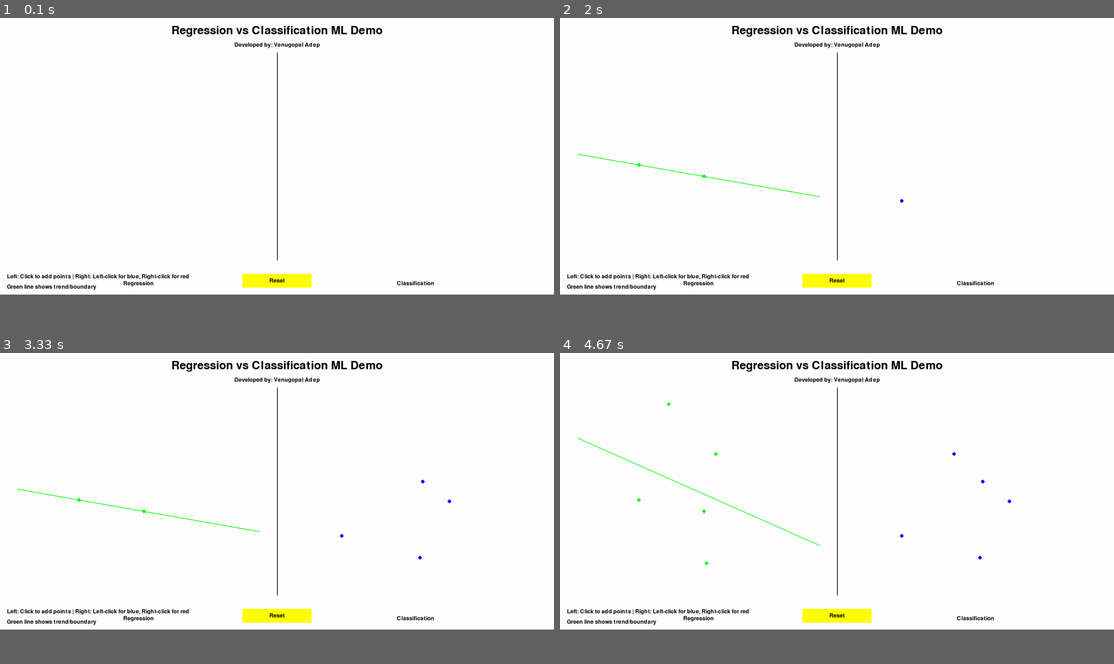
Above: before the commit, frames 1-4 (two rows, left to right).
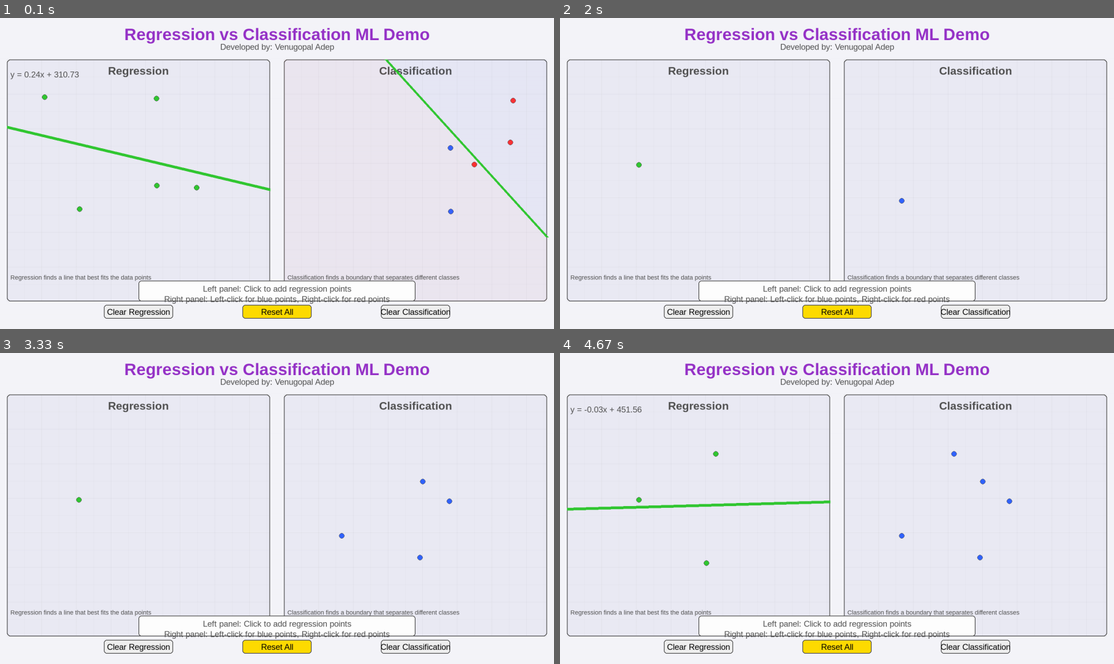
Above: after the commit, the same moments.

Repository: venugopal-adep/streamlit_ml
Game: pygame game, started from regression_vs_classification_pygame.py
Same seed, same stepped clock (60 frames per second), same inputs: the game is played once before the commit and once after it.
Inputs (mouse positions are in pixels of both pictures, inside the frame that each line leads up to):
- Up to frame 1 (0.1 s): no input
- Up to frame 2 (2 s): click (837, 173) at 0.38 s; click (704, 176) at 0.72 s; click (837, 310) at 1.05 s, where only the run after the commit has a clickable "Reset All"; click (903, 201) at 1.38 s; click (637, 164) at 1.72 s
- Up to frame 3 (3.33 s): click (277, 545) at 2.05 s; click (421, 558) at 2.38 s; click (421, 480) at 2.72 s; click (448, 502) at 3.05 s
- Up to frame 4 (4.67 s): click (953, 452) at 3.38 s; click (670, 402) at 3.72 s; click (704, 564) at 4.05 s; click (715, 452) at 4.38 s
In our replay, the window is 900x450 before the commit and 900x506 after it. These sizes can differ from the game's own. Grey fills any space a smaller window leaves; there, only what the larger window draws over its background counts as a difference.

The runs differ from the first frame. In frame 1, 12% of the frame differs, in the area x 1-100%, y 2-97%; in frame 2, 8.8%; in frame 3, 8.9%; in frame 4, 9.6%.

Commit message:
Update regression_vs_classification_pygame.py

Diff:
--- a/regression_vs_classification_pygame.py
+++ b/regression_vs_classification_pygame.py
@@ -1,60 +1,92 @@
 import pygame
 import sys
 import math
+import random
 
 # Initialize Pygame
 pygame.init()
 
 # Set up the display
-WIDTH, HEIGHT = 1600, 800
+WIDTH, HEIGHT = 1600, 900
 screen = pygame.display.set_mode((WIDTH, HEIGHT))
 pygame.display.set_caption("Regression vs Classification ML Demo")
 
 # Colors
 BLACK = (0, 0, 0)
 WHITE = (255, 255, 255)
-RED = (255, 0, 0)
-BLUE = (0, 0, 255)
-GREEN = (0, 255, 0)
-YELLOW = (255, 255, 0)
-
-# Fonts
-title_font = pygame.font.Font(None, 48)
-text_font = pygame.font.Font(None, 24)
+RED = (255, 50, 50)
+BLUE = (50, 100, 255)
+GREEN = (50, 200, 50)
+YELLOW = (255, 220, 0)
+LIGHT_GRAY = (240, 240, 240)
+DARK_GRAY = (80, 80, 80)
+PURPLE = (150, 50, 200)
+
+# Background colors
+BG_COLOR = (245, 245, 250)
+PANEL_COLOR = (235, 235, 245)
+
+# Fonts - Try to use system fonts for better appearance
+try:
+    title_font = pygame.font.SysFont("Arial", 48, bold=True)
+    subtitle_font = pygame.font.SysFont("Arial", 32, bold=True)
+    text_font = pygame.font.SysFont("Arial", 24)
+    small_font = pygame.font.SysFont("Arial", 18)
+except:
+    # Fallback to default font if system fonts are not available
+    title_font = pygame.font.Font(None, 48)
+    subtitle_font = pygame.font.Font(None, 36)
+    text_font = pygame.font.Font(None, 24)
+    small_font = pygame.font.Font(None, 18)
 
 # Data points
 regression_points = []
 classification_points = []
 
-# Button class
+# Button class with hover effect
 class Button:
-    def __init__(self, x, y, width, height, text, color):
+    def __init__(self, x, y, width, height, text, color, hover_color=None, text_color=BLACK):
         self.rect = pygame.Rect(x, y, width, height)
         self.text = text
         self.color = color
+        self.hover_color = hover_color or self._lighten_color(color)
+        self.text_color = text_color
+        self.is_hovered = False
+
+    def _lighten_color(self, color):
+        return tuple(min(c + 30, 255) for c in color)
 
     def draw(self):
-        pygame.draw.rect(screen, self.color, self.rect)
-        text_surface = text_font.render(self.text, True, BLACK)
+        color = self.hover_color if self.is_hovered else self.color
+        # Draw button with rounded corners
+        pygame.draw.rect(screen, color, self.rect, border_radius=8)
+        pygame.draw.rect(screen, DARK_GRAY, self.rect, 2, border_radius=8)
+
+        text_surface = text_font.render(self.text, True, self.text_color)
         text_rect = text_surface.get_rect(center=self.rect.center)
         screen.blit(text_surface, text_rect)
 
+    def update(self, mouse_pos):
+        self.is_hovered = self.rect.collidepoint(mouse_pos)
+
     def is_clicked(self, pos):
         return self.rect.collidepoint(pos)
 
 # Create buttons
-reset_button = Button(WIDTH // 2 - 100, HEIGHT - 60, 200, 40, "Reset", YELLOW)
+reset_button = Button(WIDTH // 2 - 100, HEIGHT - 70, 200, 40, "Reset All", YELLOW)
+clear_regression_button = Button(WIDTH // 4 - 100, HEIGHT - 70, 200, 40, "Clear Regression", LIGHT_GRAY)
+clear_classification_button = Button(3 * WIDTH // 4 - 100, HEIGHT - 70, 200, 40, "Clear Classification", LIGHT_GRAY)
 
 # Function to add regression point
 def add_regression_point(pos):
     x, y = pos
-    if 50 < x < WIDTH // 2 - 50 and 100 < y < HEIGHT - 100:
+    if 80 < x < WIDTH // 2 - 80 and 150 < y < HEIGHT - 150:
         regression_points.append((x, y))
 
 # Function to add classification point
 def add_classification_point(pos, color):
     x, y = pos
-    if WIDTH // 2 + 50 < x < WIDTH - 50 and 100 < y < HEIGHT - 100:
+    if WIDTH // 2 + 80 < x < WIDTH - 80 and 150 < y < HEIGHT - 150:
         classification_points.append((x, y, color))
 
 # Function to calculate regression line
@@ -90,20 +122,75 @@
     red_center = (sum(p[0] for p in red_points) / len(red_points), sum(p[1] for p in red_points) / len(red_points))
     blue_center = (sum(p[0] for p in blue_points) / len(blue_points), sum(p[1] for p in blue_points) / len(blue_points))
 
+    # Avoid division by zero
+    if blue_center[0] - red_center[0] == 0:
+        return 0, ((red_center[0] + blue_center[0]) / 2, (red_center[1] + blue_center[1]) / 2)
+
     midpoint = ((red_center[0] + blue_center[0]) / 2, (red_center[1] + blue_center[1]) / 2)
-    perpendicular_slope = -1 / ((blue_center[1] - red_center[1]) / (blue_center[0] - red_center[0]))
+
+    # Calculate perpendicular slope
+    original_slope = (blue_center[1] - red_center[1]) / (blue_center[0] - red_center[0])
+    if original_slope == 0:
+        perpendicular_slope = float('inf')  # Vertical line
+    else:
+        perpendicular_slope = -1 / original_slope
 
     return perpendicular_slope, midpoint
+
+# Function to draw a panel with a title
+def draw_panel(x, y, width, height, title):
+    panel_rect = pygame.Rect(x, y, width, height)
+    pygame.draw.rect(screen, PANEL_COLOR, panel_rect, border_radius=10)
+    pygame.draw.rect(screen, DARK_GRAY, panel_rect, 2, border_radius=10)
+
+    title_surface = subtitle_font.render(title, True, DARK_GRAY)
+    screen.blit(title_surface, (x + width // 2 - title_surface.get_width() // 2, y + 15))
+
+# Function to draw grid lines
+def draw_grid(x, y, width, height, cell_size=50):
+    for i in range(0, width + 1, cell_size):
+        alpha = 20 if i % 100 == 0 else 10
+        color = (*DARK_GRAY[:3], alpha)
+        surface = pygame.Surface((1, height), pygame.SRCALPHA)
+        pygame.draw.line(surface, color, (0, 0), (0, height))
+        screen.blit(surface, (x + i, y))
+
+    for i in range(0, height + 1, cell_size):
+        alpha = 20 if i % 100 == 0 else 10
+        color = (*DARK_GRAY[:3], alpha)
+        surface = pygame.Surface((width, 1), pygame.SRCALPHA)
+        pygame.draw.line(surface, color, (0, 0), (width, 0))
+        screen.blit(surface, (x, y + i))
 
 # Main game loop
 running = True
+clock = pygame.time.Clock()
+
+# Add some initial points for demonstration
+for _ in range(5):
+    x = random.randint(100, WIDTH // 2 - 100)
+    y = random.randint(200, HEIGHT - 200)
+    regression_points.append((x, y))
+
+for _ in range(5):
+    x = random.randint(WIDTH // 2 + 100, WIDTH - 100)
+    y = random.randint(200, HEIGHT - 200)
+    color = RED if random.random() > 0.5 else BLUE
+    classification_points.append((x, y, color))
+
 while running:
+    mouse_pos = pygame.mouse.get_pos()
+
     for event in pygame.event.get():
         if event.type == pygame.QUIT:
             running = False
         elif event.type == pygame.MOUSEBUTTONDOWN:
             if reset_button.is_clicked(event.pos):
                 regression_points.clear()
+                classification_points.clear()
+            elif clear_regression_button.is_clicked(event.pos):
+                regression_points.clear()
+            elif clear_classification_button.is_clicked(event.pos):
                 classification_points.clear()
             else:
                 if event.pos[0] < WIDTH // 2:
@@ -114,61 +201,203 @@
                     elif event.button == 3:  # Right mouse button
                         add_classification_point(event.pos, RED)
 
+    # Update button hover states
+    reset_button.update(mouse_pos)
+    clear_regression_button.update(mouse_pos)
+    clear_classification_button.update(mouse_pos)
+
     # Clear the screen
-    screen.fill(WHITE)
+    screen.fill(BG_COLOR)
 
     # Draw title and author
-    title_surface = title_font.render("Regression vs Classification ML Demo", True, BLACK)
+    title_surface = title_font.render("Regression vs Classification ML Demo", True, PURPLE)
     screen.blit(title_surface, (WIDTH // 2 - title_surface.get_width() // 2, 20))
 
-    author_surface = text_font.render("Developed by: Venugopal Adep", True, BLACK)
+    author_surface = text_font.render("Developed by: Venugopal Adep", True, DARK_GRAY)
     screen.blit(author_surface, (WIDTH // 2 - author_surface.get_width() // 2, 70))
 
-    # Draw dividing line
-    pygame.draw.line(screen, BLACK, (WIDTH // 2, 100), (WIDTH // 2, HEIGHT - 100), 2)
+    # Draw panels
+    panel_width = WIDTH // 2 - 40
+    panel_height = HEIGHT - 200
+    draw_panel(20, 120, panel_width, panel_height, "Regression")
+    draw_panel(WIDTH // 2 + 20, 120, panel_width, panel_height, "Classification")
+
+    # Draw grid lines
+    draw_grid(20, 120, panel_width, panel_height)
+    draw_grid(WIDTH // 2 + 20, 120, panel_width, panel_height)
 
     # Draw regression points and line
     for point in regression_points:
-        pygame.draw.circle(screen, GREEN, point, 5)
+        pygame.draw.circle(screen, GREEN, point, 8)
+        pygame.draw.circle(screen, DARK_GRAY, point, 8, 1)
 
     regression_line = calculate_regression_line()
     if regression_line:
         slope, intercept = regression_line
-        start_x, end_x = 50, WIDTH // 2 - 50
-        start_y = int(slope * start_x + intercept)
-        end_y = int(slope * end_x + intercept)
-        pygame.draw.line(screen, GREEN, (start_x, start_y), (end_x, end_y), 2)
+
+        # Calculate points where the line intersects the panel boundaries
+        panel_left = 20
+        panel_right = 20 + panel_width
+        panel_top = 120
+        panel_bottom = 120 + panel_height
+
+        # Calculate y values at panel left and right edges
+        left_y = slope * panel_left + intercept
+        right_y = slope * panel_right + intercept
+
+        # Calculate x values at panel top and bottom edges
+        if slope != 0:
+            top_x = (panel_top - intercept) / slope
+            bottom_x = (panel_bottom - intercept) / slope
+        else:
+            top_x = bottom_x = None
+
+        # Find the intersection points with the panel boundaries
+        intersections = []
+
+        # Check left edge
+        if panel_top <= left_y <= panel_bottom:
+            intersections.append((panel_left, left_y))
+
+        # Check right edge
+        if panel_top <= right_y <= panel_bottom:
+            intersections.append((panel_right, right_y))
+
+        # Check top edge
+        if top_x is not None and panel_left <= top_x <= panel_right:
+            intersections.append((top_x, panel_top))
+
+        # Check bottom edge
+        if bottom_x is not None and panel_left <= bottom_x <= panel_right:
+            intersections.append((bottom_x, panel_bottom))
+
+        # If we have at least two intersection points, draw the line
+        if len(intersections) >= 2:
+            start_point, end_point = intersections[:2]
+
+            # Draw line with shadow for better visibility
+            pygame.draw.line(screen, (*GREEN[:3], 100), start_point, end_point, 8)
+            pygame.draw.line(screen, GREEN, start_point, end_point, 3)
+
+        # Display equation
+        equation = f"y = {slope:.2f}x + {intercept:.2f}"
+        eq_surface = text_font.render(equation, True, DARK_GRAY)
+        screen.blit(eq_surface, (30, 150))
 
     # Draw classification points and decision boundary
     for point in classification_points:
-        pygame.draw.circle(screen, point[2], (point[0], point[1]), 5)
+        pygame.draw.circle(screen, point[2], (point[0], point[1]), 8)
+        pygame.draw.circle(screen, DARK_GRAY, (point[0], point[1]), 8, 1)
 
     decision_boundary = calculate_decision_boundary()
     if decision_boundary:
         slope, midpoint = decision_boundary
-        start_x, end_x = WIDTH // 2 + 50, WIDTH - 50
-        start_y = int(slope * (start_x - midpoint[0]) + midpoint[1])
-        end_y = int(slope * (end_x - midpoint[0]) + midpoint[1])
-        pygame.draw.line(screen, GREEN, (start_x, start_y), (end_x, end_y), 2)
-
-    # Draw labels
-    regression_label = text_font.render("Regression", True, BLACK)
-    screen.blit(regression_label, (WIDTH // 4 - regression_label.get_width() // 2, HEIGHT - 40))
-
-    classification_label = text_font.render("Classification", True, BLACK)
-    screen.blit(classification_label, (3 * WIDTH // 4 - classification_label.get_width() // 2, HEIGHT - 40))
+
+        # Draw colored regions for classification
+        red_region = pygame.Surface((panel_width, panel_height), pygame.SRCALPHA)
+        blue_region = pygame.Surface((panel_width, panel_height), pygame.SRCALPHA)
+
+        for x in range(0, panel_width, 5):
+            for y in range(0, panel_height, 5):
+                real_x = WIDTH // 2 + 20 + x
+                real_y = 120 + y
+
+                # Determine which side of the boundary the point is on
+                if slope == float('inf'):  # Vertical line
+                    is_red_side = real_x < midpoint[0]
+                else:
+                    expected_y = slope * (real_x - midpoint[0]) + midpoint[1]
+                    is_red_side = real_y > expected_y
+
+                if is_red_side:
+                    pygame.draw.rect(red_region, (*RED[:3], 5), (x, y, 5, 5))
+                else:
+                    pygame.draw.rect(blue_region, (*BLUE[:3], 5), (x, y, 5, 5))
+
+        screen.blit(red_region, (WIDTH // 2 + 20, 120))
+        screen.blit(blue_region, (WIDTH // 2 + 20, 120))
+
+        # Calculate points where the line intersects the panel boundaries
+        panel_left = WIDTH // 2 + 20
+        panel_right = WIDTH // 2 + 20 + panel_width
+        panel_top = 120
+        panel_bottom = 120 + panel_height
+
+        if slope == float('inf'):  # Vertical line
+            # For vertical lines, x is constant
+            start_point = (midpoint[0], panel_top)
+            end_point = (midpoint[0], panel_bottom)
+        else:
+            # Calculate y values at panel left and right edges
+            left_y = slope * (panel_left - midpoint[0]) + midpoint[1]
+            right_y = slope * (panel_right - midpoint[0]) + midpoint[1]
+
+            # Calculate x values at panel top and bottom edges
+            if slope != 0:
+                top_x = midpoint[0] + (panel_top - midpoint[1]) / slope
+                bottom_x = midpoint[0] + (panel_bottom - midpoint[1]) / slope
+            else:
+                # For horizontal lines, y is constant
+                top_x = panel_left
+                bottom_x = panel_right
+
+            # Find the intersection points with the panel boundaries
+            intersections = []
+
+            # Check left edge
+            if panel_top <= left_y <= panel_bottom:
+                intersections.append((panel_left, left_y))
+
+            # Check right edge
+            if panel_top <= right_y <= panel_bottom:
+                intersections.append((panel_right, right_y))
+
+            # Check top edge
+            if panel_left <= top_x <= panel_right:
+                intersections.append((top_x, panel_top))
+
+            # Check bottom edge
+            if panel_left <= bottom_x <= panel_right:
+                intersections.append((bottom_x, panel_bottom))
+
+            # If we have at least two intersection points, use them
+            if len(intersections) >= 2:
+                start_point, end_point = intersections[:2]
+            else:
+                # Fallback if something went wrong with the calculations
+                start_point = (panel_left, left_y)
+                end_point = (panel_right, right_y)
+
+        # Draw the decision boundary line
+        pygame.draw.line(screen, (*GREEN[:3], 100), start_point, end_point, 8)
+        pygame.draw.line(screen, GREEN, start_point, end_point, 3)
 
     # Draw instructions
-    instructions1 = text_font.render("Left: Click to add points | Right: Left-click for blue, Right-click for red", True, BLACK)
-    instructions2 = text_font.render("Green line shows trend/boundary", True, BLACK)
-    screen.blit(instructions1, (20, HEIGHT - 60))
-    screen.blit(instructions2, (20, HEIGHT - 30))
-
-    # Draw reset button
+    instruction_box = pygame.Rect(WIDTH // 2 - 400, HEIGHT - 140, 800, 60)
+    pygame.draw.rect(screen, WHITE, instruction_box, border_radius=8)
+    pygame.draw.rect(screen, DARK_GRAY, instruction_box, 2, border_radius=8)
+
+    instructions1 = text_font.render("Left panel: Click to add regression points", True, DARK_GRAY)
+    instructions2 = text_font.render("Right panel: Left-click for blue points, Right-click for red points", True, DARK_GRAY)
+
+    screen.blit(instructions1, (WIDTH // 2 - instructions1.get_width() // 2, HEIGHT - 130))
+    screen.blit(instructions2, (WIDTH // 2 - instructions2.get_width() // 2, HEIGHT - 100))
+
+    # Draw buttons
     reset_button.draw()
+    clear_regression_button.draw()
+    clear_classification_button.draw()
+
+    # Draw explanation text
+    reg_explain = small_font.render("Regression finds a line that best fits the data points", True, DARK_GRAY)
+    class_explain = small_font.render("Classification finds a boundary that separates different classes", True, DARK_GRAY)
+
+    screen.blit(reg_explain, (30, HEIGHT - 160))
+    screen.blit(class_explain, (WIDTH // 2 + 30, HEIGHT - 160))
 
     # Update the display
     pygame.display.flip()
+    clock.tick(60)  # Limit to 60 FPS
 
 # Quit Pygame
 pygame.quit()
